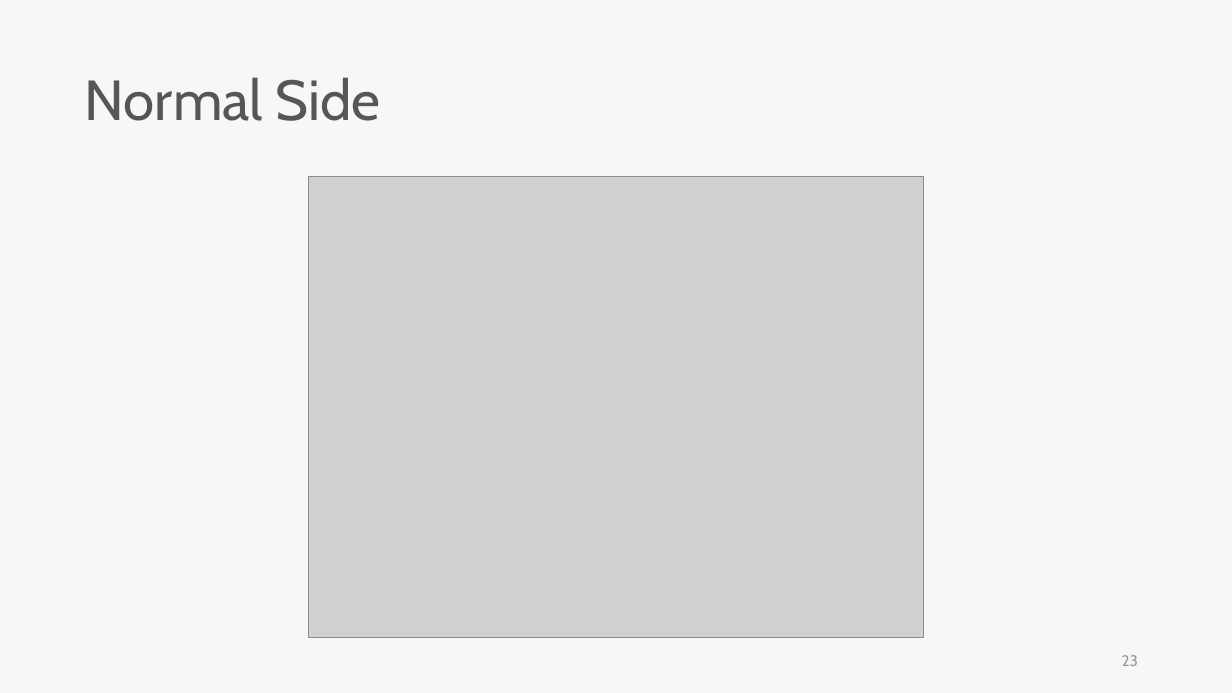
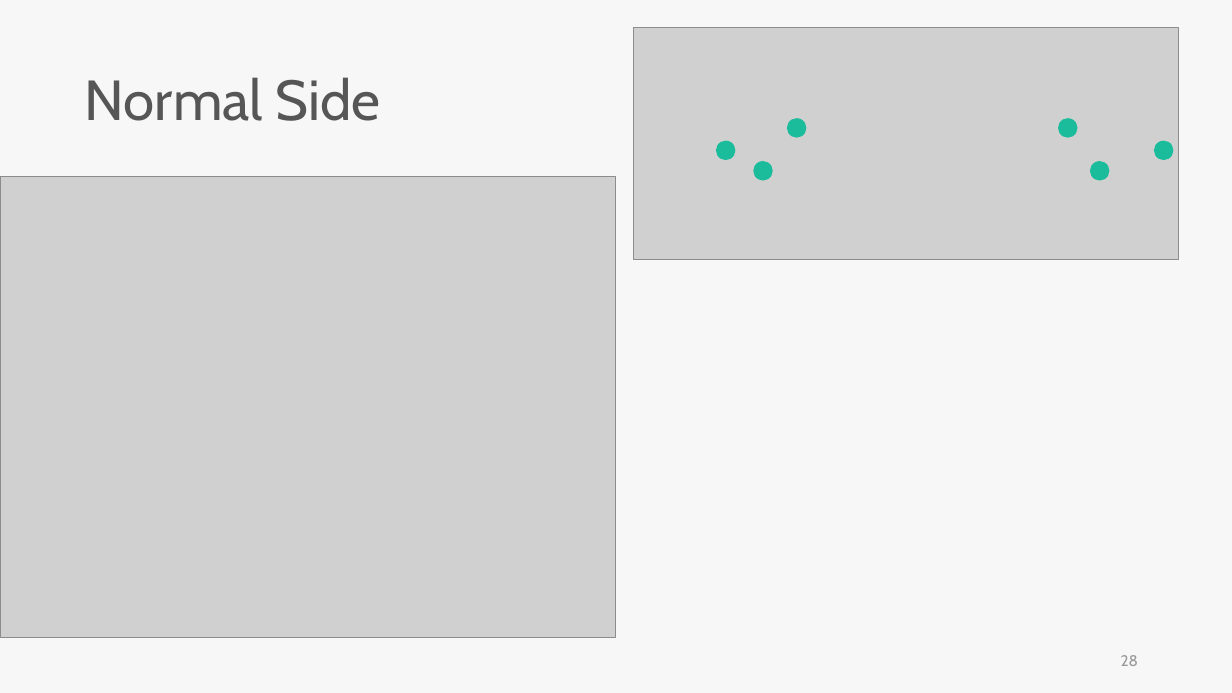
Before and after one commit to skyran1278/thesis, a slide deck: slide 28 of Meeting/20190516 Meeting/20190516 Meeting.pptx (slide 23 before the commit). Drawn at 1232x693 pixels with LibreOffice and Linux fonts; fonts in the diff are those of the drawing; grey boxes stand for pictures. Boxes give left, top, right and bottom in pixels: in the first picture for what was removed or moved away, otherwise in the second. Text is boxed around its words. In the diff, an @@ line names an element or a change of style, - is before the commit and + after.

```diff
--- a/Meeting/20190516 Meeting/20190516 Meeting.pptx
+++ b/Meeting/20190516 Meeting/20190516 Meeting.pptx
@@ picture added at (x1=633, y1=28, x2=1179, y2=260) @@
@@ ellipse added at (x1=787, y1=118, x2=807, y2=138), fill #1ABC9C @@
@@ ellipse added at (x1=1058, y1=118, x2=1078, y2=138), fill #1ABC9C @@
@@ ellipse added at (x1=716, y1=140, x2=736, y2=160), fill #1ABC9C @@
@@ ellipse added at (x1=1154, y1=140, x2=1174, y2=160), fill #1ABC9C @@
@@ picture moved from (x1=308, y1=177, x2=924, y2=638) to (x1=0, y1=177, x2=616, y2=638) @@
@@ ellipse added at (x1=753, y1=161, x2=773, y2=180), fill #1ABC9C @@
@@ ellipse added at (x1=1091, y1=161, x2=1110, y2=180), fill #1ABC9C @@
@@ page number at (x1=1121, y1=655, x2=1138, y2=666): text changed @@
-23
+28
```
Also in this commit, not shown: 8 other slides changed, 10 slides added, 4 slides removed.
